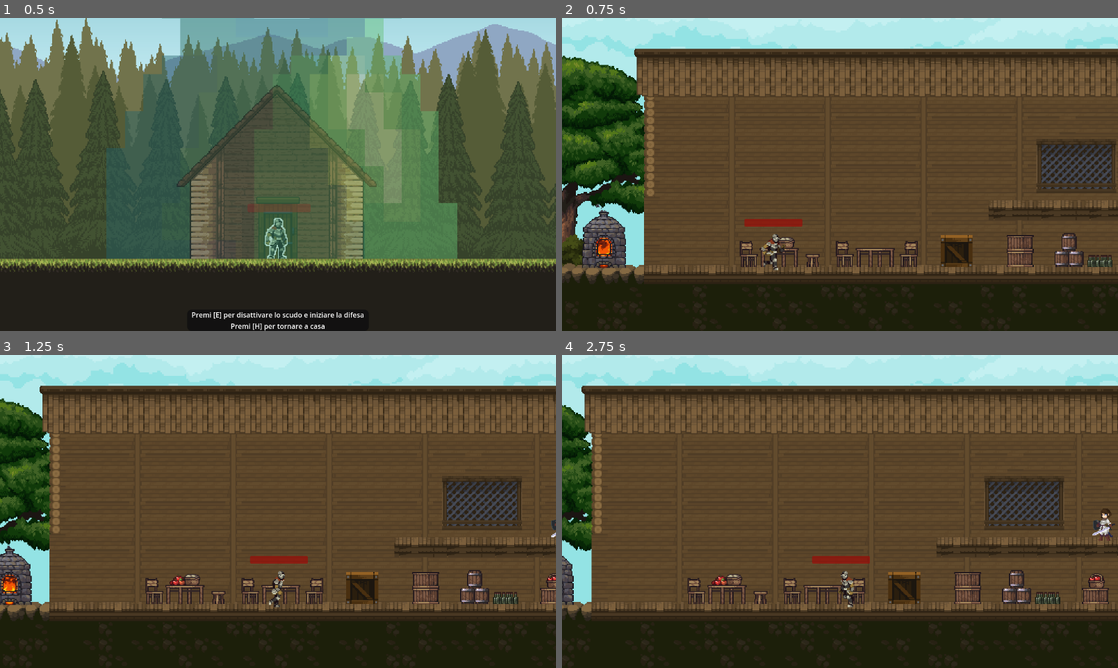
Above: before the commit, frames 1-4 (two rows, left to right).
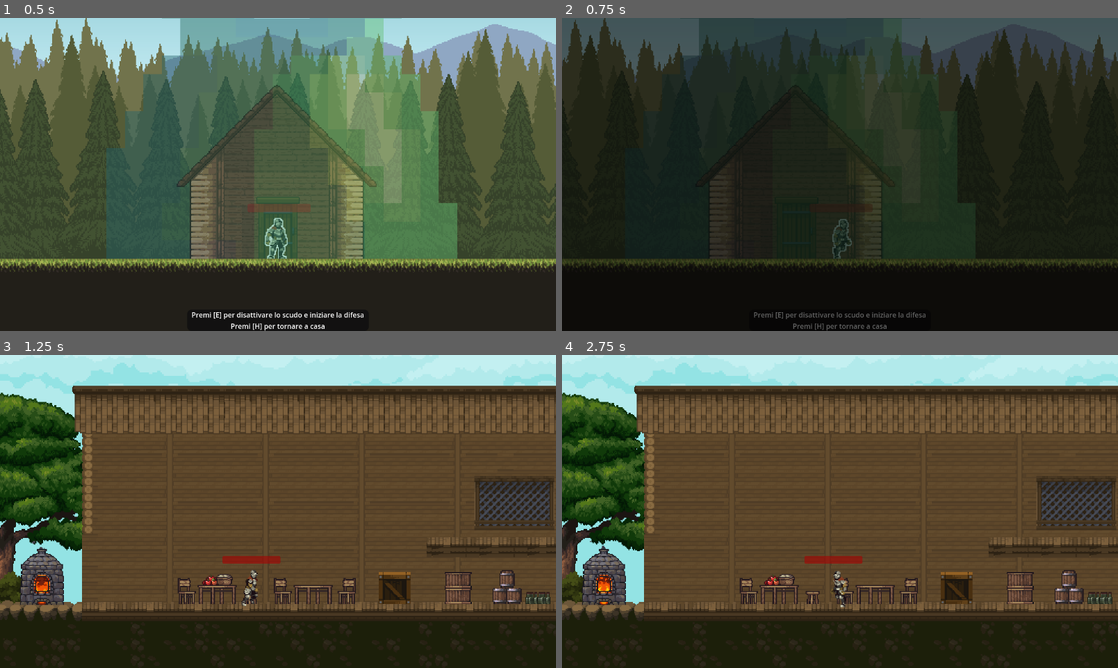
Above: after the commit, the same moments.

Repository: ON1VAS/tesiUni2025
Game: Godot game, scene res://scene/game.tscn
Same seed, same stepped clock (60 frames per second), same inputs: the game is played once before the commit and once after it. The project has no main scene, so this scene is started directly.
Inputs:
- Up to frame 1 (0.5 s): no input
- Up to frame 2 (0.75 s): tap Enter at 0.5 s; hold D (ui_right) from 0.53 s (still down); hold H (return_home) from 0.53 s (still down)
- Up to frame 3 (1.25 s): keep holding D (ui_right); keep holding H (return_home); tap E (ui_accept) at 0.77, 0.8, 1.07 s
- Up to frame 4 (2.75 s): release H (return_home) at 1.28 s; tap E (ui_accept) at 1.35, 1.52, 1.82 s; tap H (return_home) at 1.55 s; release D (ui_right) at 2.03 s; hold A (ui_left) from 2.03 s (still down); hold E (ui_accept) from 2.03 s (still down); tap K (attackfast) at 2.1 s

Frame 1 is identical in both runs. In frame 2, 83% of the frame differs, in the area x 0-100%, y 0-100%; in frame 3, 16%; in frame 4, 21%.

Commit message:
implementata transizione

Diff:
--- a/project.godot
+++ b/project.godot
@@ -17,6 +17,7 @@
 [autoload]
 
 GlobalStats="*res://global_stats.gd"
+TransitionScreen="*res://scene/transition_screen.tscn"
 
 [display]
 
--- /dev/null
+++ b/scene/transition_screen.tscn
@@ -0,0 +1,74 @@
+[gd_scene load_steps=6 format=3 uid="uid://b0x1d6ig7p7rv"]
+
+[ext_resource type="Script" uid="uid://dwgnxc8hvg8vc" path="res://transition_screen.gd" id="1_gcawq"]
+
+[sub_resource type="Animation" id="Animation_cfs0i"]
+resource_name = "fade_to_black"
+length = 0.3
+tracks/0/type = "value"
+tracks/0/imported = false
+tracks/0/enabled = true
+tracks/0/path = NodePath("ColorRect:modulate")
+tracks/0/interp = 1
+tracks/0/loop_wrap = true
+tracks/0/keys = {
+"times": PackedFloat32Array(0, 0.3),
+"transitions": PackedFloat32Array(1, 1),
+"update": 0,
+"values": [Color(1, 1, 1, 0), Color(1, 1, 1, 1)]
+}
+
+[sub_resource type="Animation" id="Animation_u0b4e"]
+length = 0.001
+tracks/0/type = "value"
+tracks/0/imported = false
+tracks/0/enabled = true
+tracks/0/path = NodePath("ColorRect:modulate")
+tracks/0/interp = 1
+tracks/0/loop_wrap = true
+tracks/0/keys = {
+"times": PackedFloat32Array(0),
+"transitions": PackedFloat32Array(1),
+"update": 0,
+"values": [Color(1, 1, 1, 0)]
+}
+
+[sub_resource type="Animation" id="Animation_3c3m6"]
+resource_name = "fade_to_normal"
+length = 0.3
+tracks/0/type = "value"
+tracks/0/imported = false
+tracks/0/enabled = true
+tracks/0/path = NodePath("ColorRect:modulate")
+tracks/0/interp = 1
+tracks/0/loop_wrap = true
+tracks/0/keys = {
+"times": PackedFloat32Array(0, 0.3),
+"transitions": PackedFloat32Array(1, 1),
+"update": 0,
+"values": [Color(1, 1, 1, 1), Color(1, 1, 1, 0)]
+}
+
+[sub_resource type="AnimationLibrary" id="AnimationLibrary_7fje0"]
+_data = {
+&"RESET": SubResource("Animation_u0b4e"),
+&"fade_to_black": SubResource("Animation_cfs0i"),
+&"fade_to_normal": SubResource("Animation_3c3m6")
+}
+
+[node name="transition_screen" type="CanvasLayer"]
+script = ExtResource("1_gcawq")
+
+[node name="ColorRect" type="ColorRect" parent="."]
+modulate = Color(1, 1, 1, 0)
+anchors_preset = 15
+anchor_right = 1.0
+anchor_bottom = 1.0
+grow_horizontal = 2
+grow_vertical = 2
+color = Color(0, 0, 0, 1)
+
+[node name="AnimationPlayer" type="AnimationPlayer" parent="."]
+libraries = {
+&"": SubResource("AnimationLibrary_7fje0")
+}
--- a/script/game.gd
+++ b/script/game.gd
@@ -97,5 +97,8 @@
 	$Area2Dscudo.monitoring = true
 
 func scene_change():
+	#animazione transizione
+	TransitionScreen.transition()
+	await TransitionScreen.on_transition_finished
 	#cambio scena
 	get_tree().change_scene_to_file("res://scene/hub_map.tscn")
--- a/script/hub_map.gd
+++ b/script/hub_map.gd
@@ -111,5 +111,8 @@
 	print("uscita ", can_start_game)
 
 func scene_change():
-	#cambio scena
+	#animazione transizione
+	TransitionScreen.transition()
+	await TransitionScreen.on_transition_finished
+	#cambio della scena
 	get_tree().change_scene_to_file("res://scene/game.tscn")
--- /dev/null
+++ b/transition_screen.gd
@@ -0,0 +1,22 @@
+extends CanvasLayer
+
+@onready var color_rect = $ColorRect
+@onready var animation_player = $AnimationPlayer
+
+signal on_transition_finished
+
+func _ready():
+	color_rect.visible = false
+	animation_player.animation_finished.connect(_on_animation_finished)
+
+func _on_animation_finished(anim_name):
+	if anim_name == "fade_to_black":
+		on_transition_finished.emit()
+		animation_player.play("fade_to_normal")
+	elif anim_name == "fade_to_normal":
+		color_rect.visible = false
+
+
+func transition():
+	color_rect.visible = true
+	animation_player.play("fade_to_black")
Not shown, added: transition_screen.gd.uid
